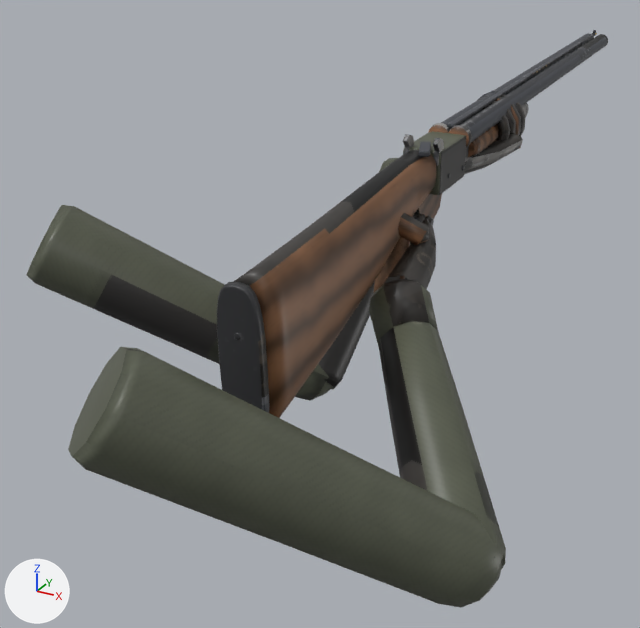
One commit to the glTF model games/shooters_edge/content/models/view/double_shotgun/double_shotgun.glb: the scene before it, then after it.
Rendered twice from a 50 mm lens placed at (0.364, -0.838, 0.317), pointed at (-0.145, 0.088, -0.146). The lights are fixed; the arrows at lower left show +X, +Y and +Z. The picture after the commit comes second. Where no turn or scale is listed for an object, it has been applied to the vertices. Vertices at exactly the same position are counted once.

The scene before the commit, as lines of its bpy script (objects in view):
```python
ob_double_shotgun = bpy.data.objects.new('double_shotgun', me_double_shotgun)
ob_double_shotgun.location = (0.0, 0.09, 0.069)
ob_double_shotgun_barrels = bpy.data.objects.new('double_shotgun.barrels', me_double_shotgun_barrels)
ob_double_shotgun_barrels.location = (0.0, 0.136, 0.06)
ob_double_shotgun_hand_l = bpy.data.objects.new('double_shotgun.hand_l', me_double_shotgun_hand_l)
ob_double_shotgun_hand_l.parent = ob_double_shotgun_hand_l_fore
ob_double_shotgun_hand_l.location = (0.0, 0.27, 0.0)
ob_double_shotgun_hand_l.rotation_euler = (0.747, 0.0, 0.205)  # degrees (43, 0, 12)
ob_double_shotgun_hand_l_fore = bpy.data.objects.new('double_shotgun.hand_l_fore', me_double_shotgun_hand_l_fore)
ob_double_shotgun_hand_l_fore.parent = ob_double_shotgun_hand_l_upper
ob_double_shotgun_hand_l_fore.location = (0.0, 0.32, 0.0)
ob_double_shotgun_hand_l_fore.rotation_euler = (-1.201, 2.407, 0.461)  # degrees (-69, 138, 26)
ob_double_shotgun_hand_l_upper = bpy.data.objects.new('double_shotgun.hand_l_upper', me_double_shotgun_hand_l_upper)
ob_double_shotgun_hand_l_upper.parent = ob_double_shotgun_torso
ob_double_shotgun_hand_l_upper.location = (-0.19, 0.0, 0.0)
ob_double_shotgun_hand_l_upper.rotation_euler = (-0.537, 0.236, -0.437)  # degrees (-31, 14, -25)
ob_double_shotgun_hand_r = bpy.data.objects.new('double_shotgun.hand_r', me_double_shotgun_hand_r)
ob_double_shotgun_hand_r.parent = ob_double_shotgun_hand_r_fore
ob_double_shotgun_hand_r.location = (0.0, 0.27, 0.0)
ob_double_shotgun_hand_r.rotation_euler = (-0.461, 0.0, 0.329)  # degrees (-26, 0, 19)
ob_double_shotgun_hand_r_fore = bpy.data.objects.new('double_shotgun.hand_r_fore', me_double_shotgun_hand_r_fore)
ob_double_shotgun_hand_r_fore.parent = ob_double_shotgun_hand_r_upper
ob_double_shotgun_hand_r_fore.location = (0.0, 0.32, 0.0)
ob_double_shotgun_hand_r_fore.rotation_euler = (1.863, 0.0776, -0.525)  # degrees (107, 4.4, -30)
ob_double_shotgun_hand_r_upper = bpy.data.objects.new('double_shotgun.hand_r_upper', me_double_shotgun_hand_r_upper)
ob_double_shotgun_hand_r_upper.parent = ob_double_shotgun_torso
ob_double_shotgun_hand_r_upper.location = (0.19, 0.0, 0.0)
ob_double_shotgun_hand_r_upper.rotation_euler = (-0.869, -0.795, 0.494)  # degrees (-50, -46, 28)
ob_double_shotgun_torso = bpy.data.objects.new('double_shotgun.torso', None)
ob_double_shotgun_torso.location = (-0.18, -0.3, 0.0)
ob_double_shotgun_torso.rotation_euler = (0.0, 0.0, -0.698)  # degrees (0, 0, -40)
```
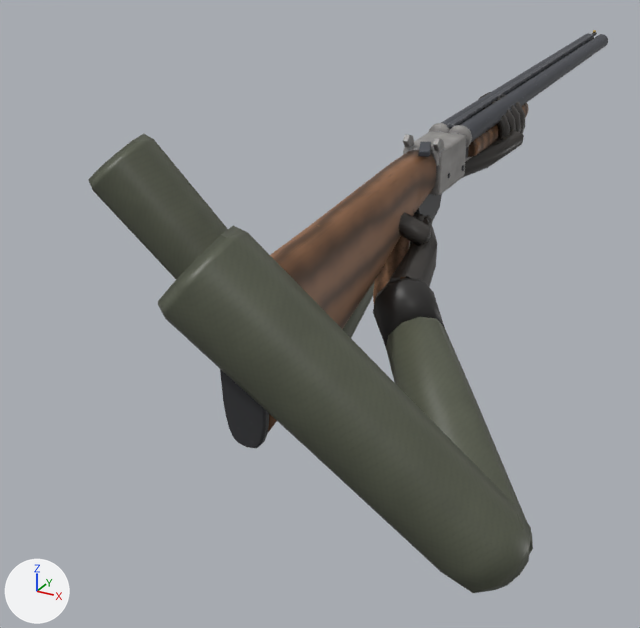
ob_double_shotgun_torso is not drawn itself; it is the parent of ob_double_shotgun_hand_l_upper, ob_double_shotgun_hand_r_upper.

Patch to the scene script:
```diff
--- a/games/shooters_edge/content/models/view/double_shotgun/double_shotgun.glb.py
+++ b/games/shooters_edge/content/models/view/double_shotgun/double_shotgun.glb.py
@@ me_double_shotgun @@
 me_double_shotgun.from_pydata(...)  # 1250 vertices, 2428 faces; spans x -0.026..0.026, y -0.403..0.057, z -0.158..0.038
 # used by ob_double_shotgun; location = (0.0, 0.09, 0.069)
+# me_double_shotgun part 1: 2140 kept faces spanning x -0.026..0.026, y -0.402..0.057, z -0.158..0.038 get new texture (UV) coordinates
 me_double_shotgun.materials.append(mat_double_shotgun)
@@ me_double_shotgun_hand_r_fore @@
 me_double_shotgun_hand_r_fore.from_pydata(...)  # 70 vertices, 132 faces; spans x -0.041..0.041, y -0.012..0.274, z -0.037..0.037
 # used by ob_double_shotgun_hand_r_fore; parent = ob_double_shotgun_hand_r_upper; location = (0.0, 0.32, 0.0); rotation_euler = (1.863, 0.0776, -0.525), in degrees (107, 4.4, -30)
+# me_double_shotgun_hand_r_fore part 2: texture (UV) coordinates of 132 of 132 faces, centred in x -0.037..0.037, y -0.012..0.274, z -0.035..0.035, changed; they spanned u 0.0..0.98, v 0.17..0.52 and now span u 0.0..0.85, v 0.17..0.53
 me_double_shotgun_hand_r_fore.materials.append(mat_double_shotgun)
@@ ob_double_shotgun_torso @@
 ob_double_shotgun_torso = bpy.data.objects.new('double_shotgun.torso', None)
-ob_double_shotgun_torso.location = (-0.18, -0.3, 0.0)
+ob_double_shotgun_torso.location = (-0.18, -0.18, 0.06)
 ob_double_shotgun_torso.rotation_euler = (0.0, 0.0, -0.698)  # degrees (0, 0, -40)
@@ ob_double_shotgun_hand_l_upper @@
 ob_double_shotgun_hand_l_upper.location = (-0.19, 0.0, 0.0)
-ob_double_shotgun_hand_l_upper.rotation_euler = (-0.537, 0.236, -0.437)  # degrees (-31, 14, -25)
+ob_double_shotgun_hand_l_upper.rotation_euler = (-0.859, 0.0491, -0.627)  # degrees (-49, 2.8, -36)
@@ ob_double_shotgun_hand_l_fore @@
 ob_double_shotgun_hand_l_fore.location = (0.0, 0.32, 0.0)
-ob_double_shotgun_hand_l_fore.rotation_euler = (-1.201, 2.407, 0.461)  # degrees (-69, 138, 26)
+ob_double_shotgun_hand_l_fore.rotation_euler = (-1.684, 2.486, 0.373)  # degrees (-96, 142, 21)
@@ ob_double_shotgun_hand_l @@
 ob_double_shotgun_hand_l.location = (0.0, 0.27, 0.0)
-ob_double_shotgun_hand_l.rotation_euler = (0.747, 0.0, 0.205)  # degrees (43, 0, 12)
+ob_double_shotgun_hand_l.rotation_euler = (0.738, 0.0, -0.041)  # degrees (42, 0, -2.3)
@@ ob_double_shotgun_hand_r_upper @@
 ob_double_shotgun_hand_r_upper.location = (0.19, 0.0, 0.0)
-ob_double_shotgun_hand_r_upper.rotation_euler = (-0.869, -0.795, 0.494)  # degrees (-50, -46, 28)
+ob_double_shotgun_hand_r_upper.rotation_euler = (-1.262, -0.795, 0.49)  # degrees (-72, -46, 28)
@@ ob_double_shotgun_hand_r_fore @@
 ob_double_shotgun_hand_r_fore.location = (0.0, 0.32, 0.0)
-ob_double_shotgun_hand_r_fore.rotation_euler = (1.863, 0.0776, -0.525)  # degrees (107, 4.4, -30)
+ob_double_shotgun_hand_r_fore.rotation_euler = (2.271, 0.182, -0.478)  # degrees (130, 10, -27)
@@ ob_double_shotgun_hand_r @@
 ob_double_shotgun_hand_r.location = (0.0, 0.27, 0.0)
-ob_double_shotgun_hand_r.rotation_euler = (-0.461, 0.0, 0.329)  # degrees (-26, 0, 19)
+ob_double_shotgun_hand_r.rotation_euler = (-0.481, -0.000011, 0.243)  # degrees (-28, 0, 14)
```

Pixel boxes (x1, y1, x2, y2) of what changed, in the pictures (640 x 628 px):
'double_shotgun.hand_r_upper', moved, turned: before (68, 347, 503, 608); after (158, 226, 531, 593)
'double_shotgun.hand_l_upper', moved, turned: before (27, 205, 332, 401); after (88, 134, 228, 279)
'double_shotgun.hand_r_fore', moved, turned: before (369, 279, 506, 570); after (373, 278, 533, 554)
'double_shotgun.hand_r', moved, turned: before (384, 213, 436, 289); after (386, 212, 437, 287)
'double_shotgun.hand_l_fore', moved, turned: before (319, 158, 398, 390); after (342, 281, 375, 338)
'double_shotgun.hand_l', moved, turned: before (465, 91, 526, 174); after (462, 92, 525, 178)
part 1 of me_double_shotgun, surface changed: before (217, 123, 472, 413); after (220, 123, 472, 444)
